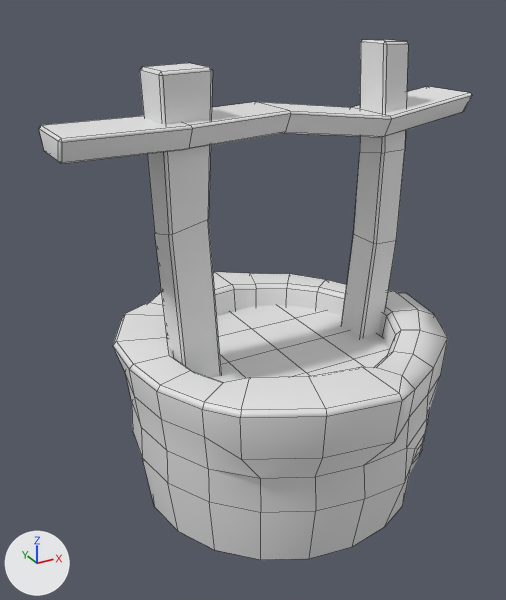
An edit to the FBX model Assets/Meshes/Well.fbx, drawn before and after from the same camera.
Both versions are drawn from a 50 mm camera at (-13.2, -22.0, 18.2) aimed at (-1.0, 0.2, 7.1). The lights are fixed; the arrows at lower left show +X, +Y and +Z. Mesh edges are drawn as thin lines. Materials are left out; every surface is plain grey. Where no turn or scale is listed for an object, it has been applied to the vertices.

The first picture shows 'Well'.
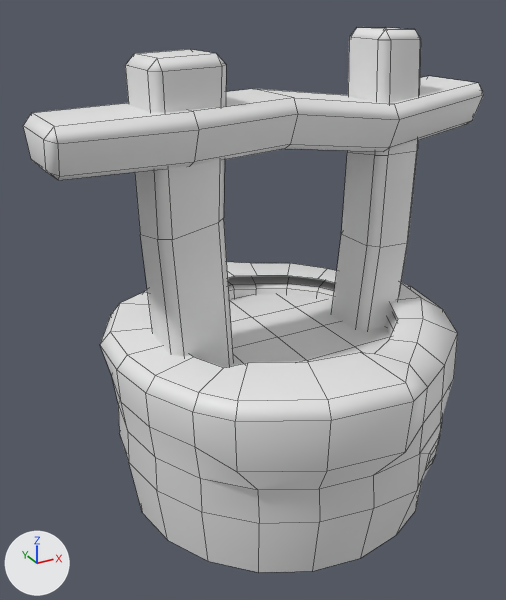
What differs and where, as boxes [x1, y1, x2, y2] in the pictures (506 x 600 px):
'Well', reshaped (6% wider): before [39, 39, 472, 560]; after [23, 28, 483, 572]
part 1 of me_mesh, added: after [229, 294, 390, 367]
part 2 of me_mesh, added: after [100, 262, 458, 572]
part 3 of me_mesh, added: after [23, 76, 483, 180]
part 4 of me_mesh, added: after [332, 28, 421, 331]
part 5 of me_mesh, added: after [125, 49, 234, 368]

The edits, one by one:
me_mesh is used by ob_well; location (0.0, 0.0, 0.0).
me_mesh had 386 vertices, 372 faces and spanned x -8.2..8.2, y -6.8..6.8, z -1.4..16.6.
me_mesh now has 732 vertices, 684 faces and spans x -8.6..8.6, y -7.2..7.3, z -1.5..17.0.
me_mesh part 1: the loose piece of 25 vertices spanning x -4.4..4.7, y -4.3..4.6, z 4.7 is copied, and the copy is moved by (0.0, 0.0, 0.6); it spans x -4.4..4.7, y -4.3..4.6, z 5.2.
me_mesh part 2: a new loose piece of 168 vertices spanning x -6.7..7.6, y -7.2..7.3, z -1.5..6.4.
me_mesh part 3: a new loose piece of 48 vertices spanning x -8.6..8.6, y -1.9..2.3, z 12.6..15.0.
me_mesh part 4: a new loose piece of 36 vertices spanning x 3.2..5.9, y -1.3..1.4, z 2.4..17.0.
me_mesh part 5: a new loose piece of 28 vertices spanning x -5.2..-2.1, y -1.2..1.5, z 1.8..16.4.
